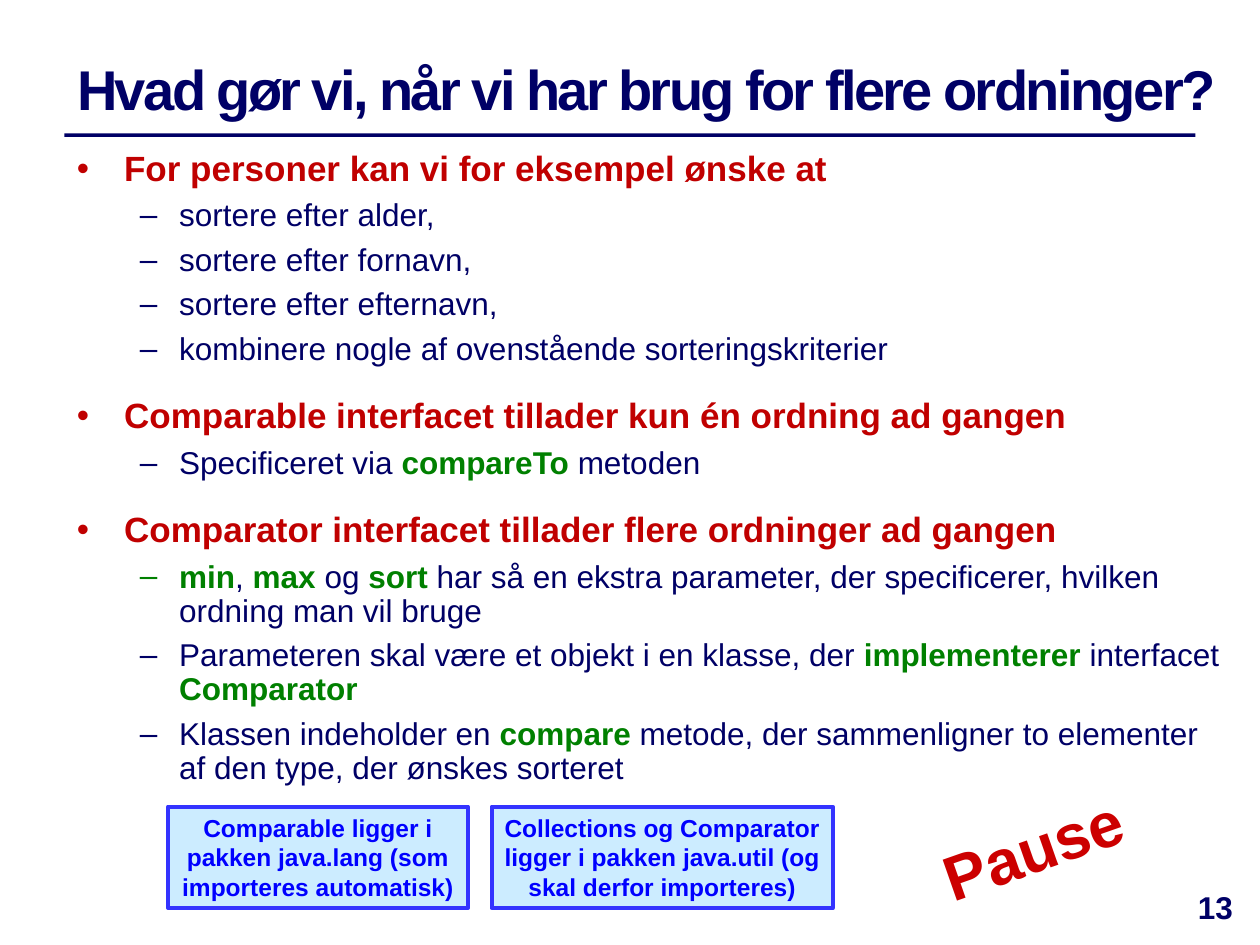
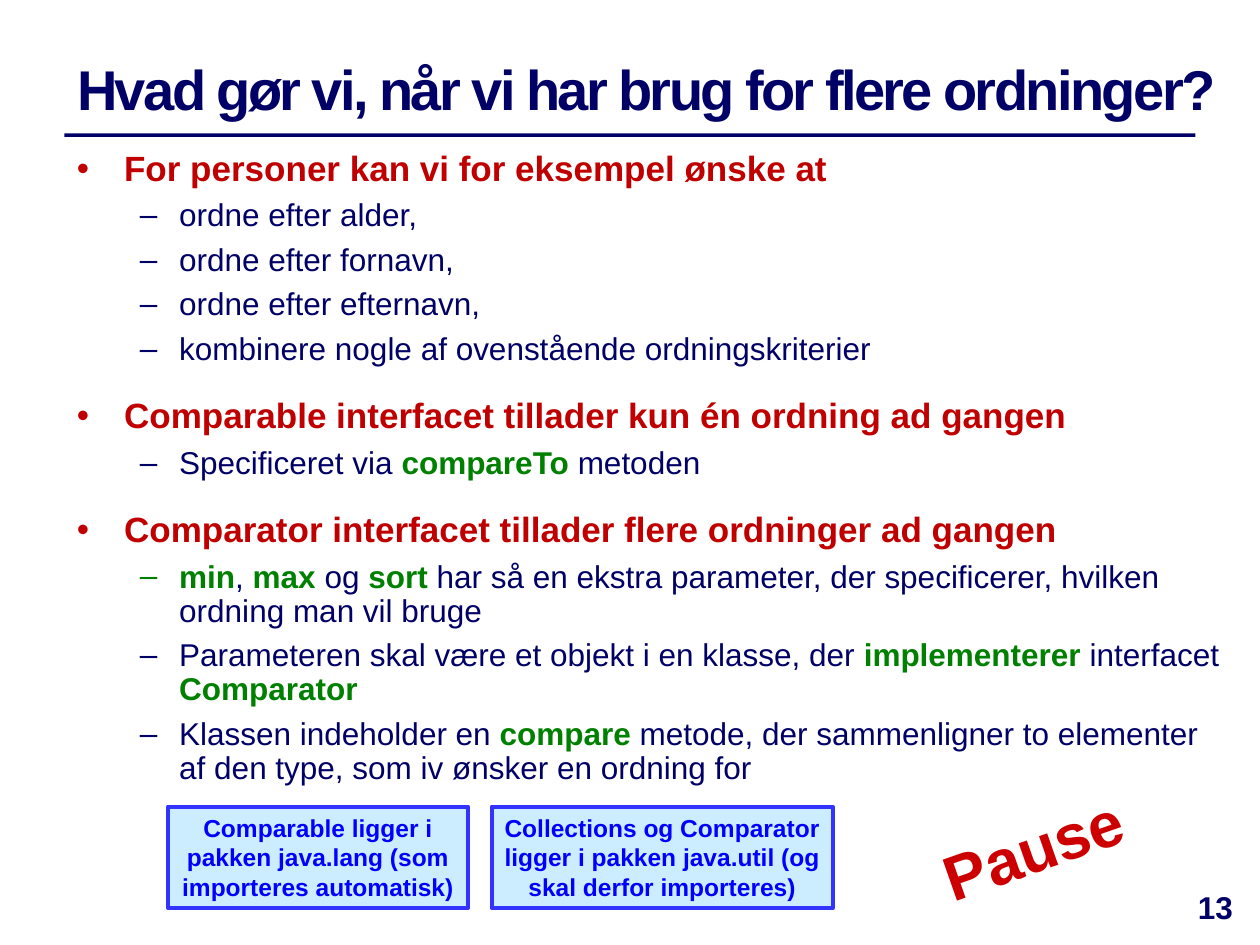
Before and after one commit to IntProgAU/Materiale, a slide deck: slide 13 of web/e23/uge_5a/Slides-Uge5-Mandag.pptx. Drawn at 1260x945 pixels with LibreOffice and Linux fonts; fonts in the diff are those of the drawing. Boxes give left, top, right and bottom in pixels: in the first picture for what was removed or moved away, otherwise in the second. Text is boxed around its words. In the diff, an @@ line names an element or a change of style, - is before the commit and + after.

```diff
--- a/web/e23/uge_5a/Slides-Uge5-Mandag.pptx
+++ b/web/e23/uge_5a/Slides-Uge5-Mandag.pptx
@@ text at (179, 203, 871, 366): text changed @@
-  – sortere efter alder,
-  – sortere efter fornavn,
-  – sortere efter efternavn,
-  – kombinere nogle af ovenstående sorteringskriterier
+  – ordne efter alder,
+  – ordne efter fornavn,
+  – ordne efter efternavn,
+  – kombinere nogle af ovenstående ordningskriterier
@@ text at (179, 722, 1198, 785): text changed @@
-  – Klassen indeholder en compare metode, der sammenligner to elementer af den type, der ønskes sorteret
+  – Klassen indeholder en compare metode, der sammenligner to elementer af den type, som iv ønsker en ordning for
```
Also in this commit, not shown: 13 other slides changed.
